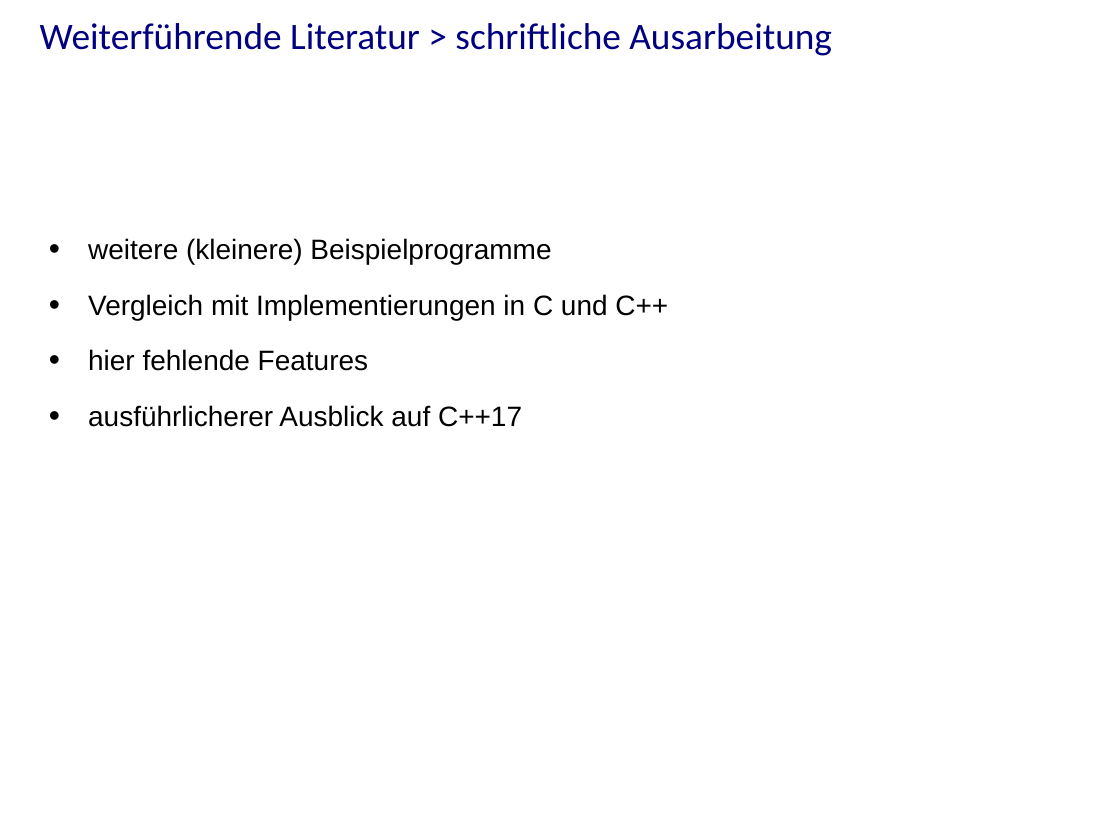
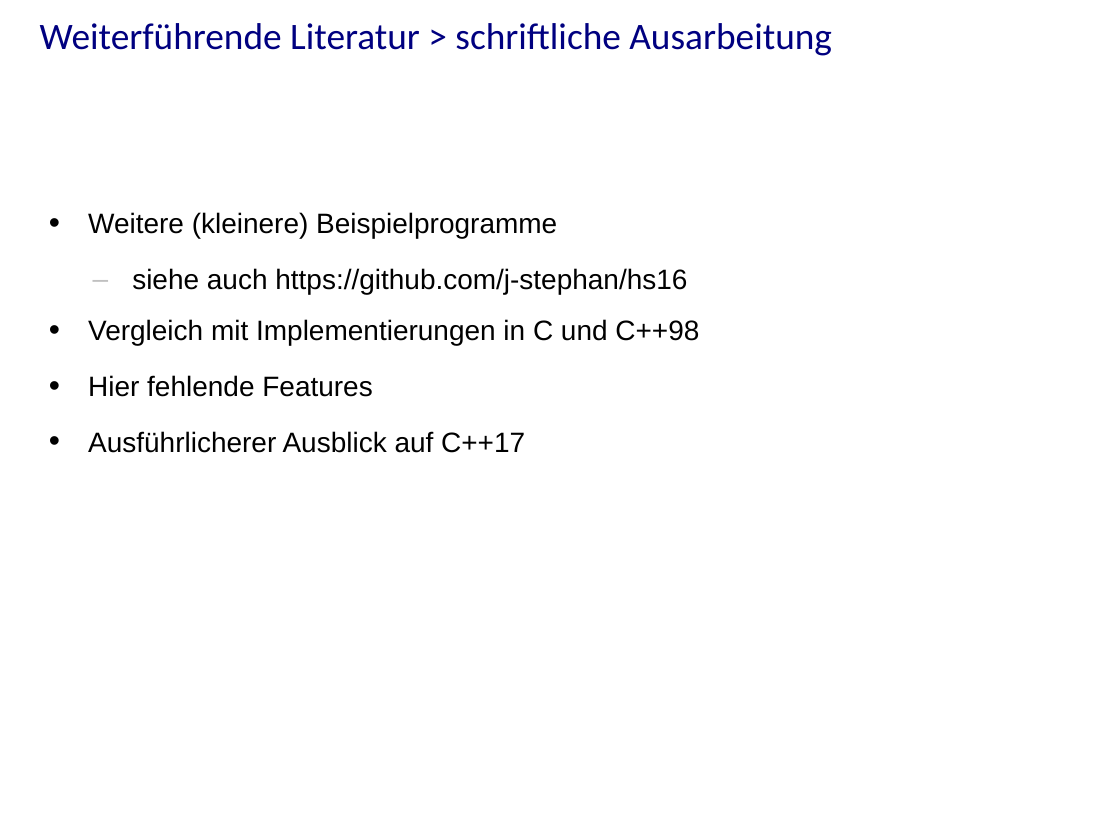
Before and after one commit to j-stephan/hs16, a slide deck: slide 50 of presentation/presentation.odp (slide 49 before the commit). Drawn at 1120x840 pixels with LibreOffice and Linux fonts; fonts in the diff are those of the drawing; background and template pictures are left out. Boxes give left, top, right and bottom in pixels: in the first picture for what was removed or moved away, otherwise in the second. Text is boxed around its words. In the diff, an @@ line names an element or a change of style, - is before the commit and + after.

```diff
--- a/presentation/presentation.odp
+++ b/presentation/presentation.odp
@@ text at box(88, 212, 699, 453): text changed @@
-• weitere (kleinere) Beispielprogramme
-• Vergleich mit Implementierungen in C und C++
-• hier fehlende Features
-• ausführlicherer Ausblick auf C++17
+• Weitere (kleinere) Beispielprogramme
+  – siehe auch https://github.com/j-stephan/hs16
+• Vergleich mit Implementierungen in C und C++98
+• Hier fehlende Features
+• Ausführlicherer Ausblick auf C++17
```
Also in this commit, not shown: 21 other slides changed, 1 slide added, 3 other files.
